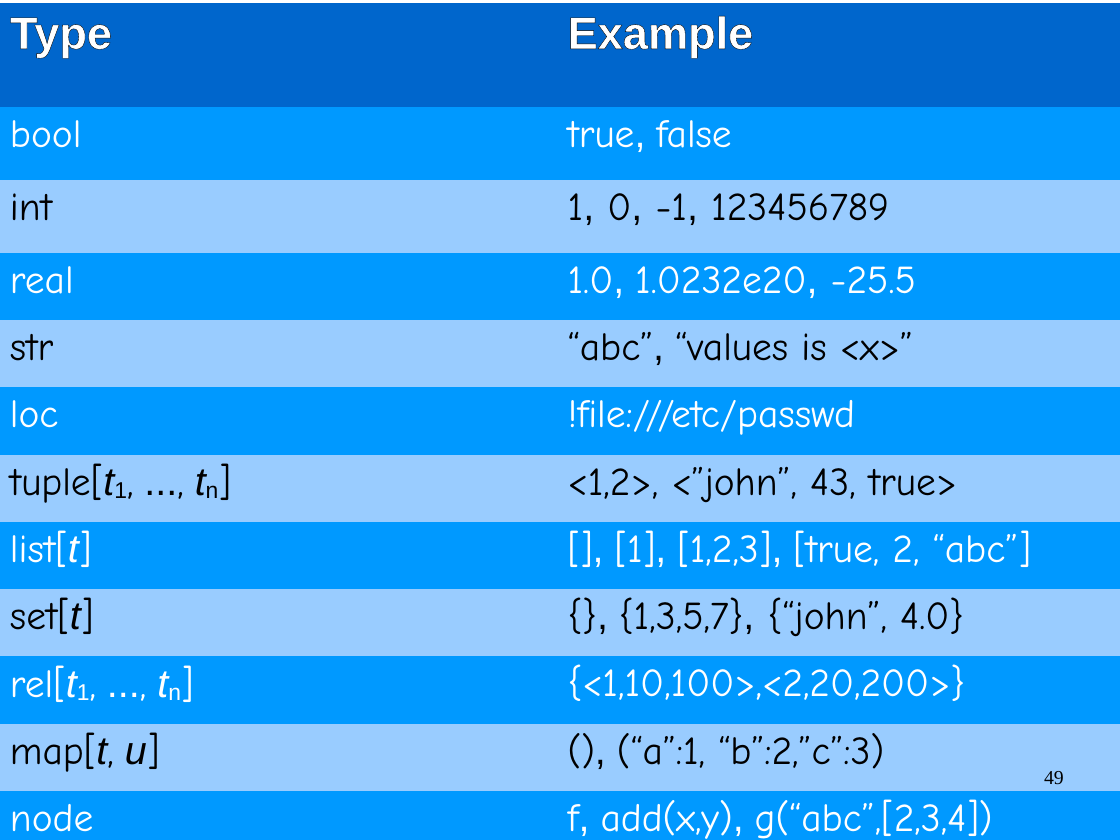
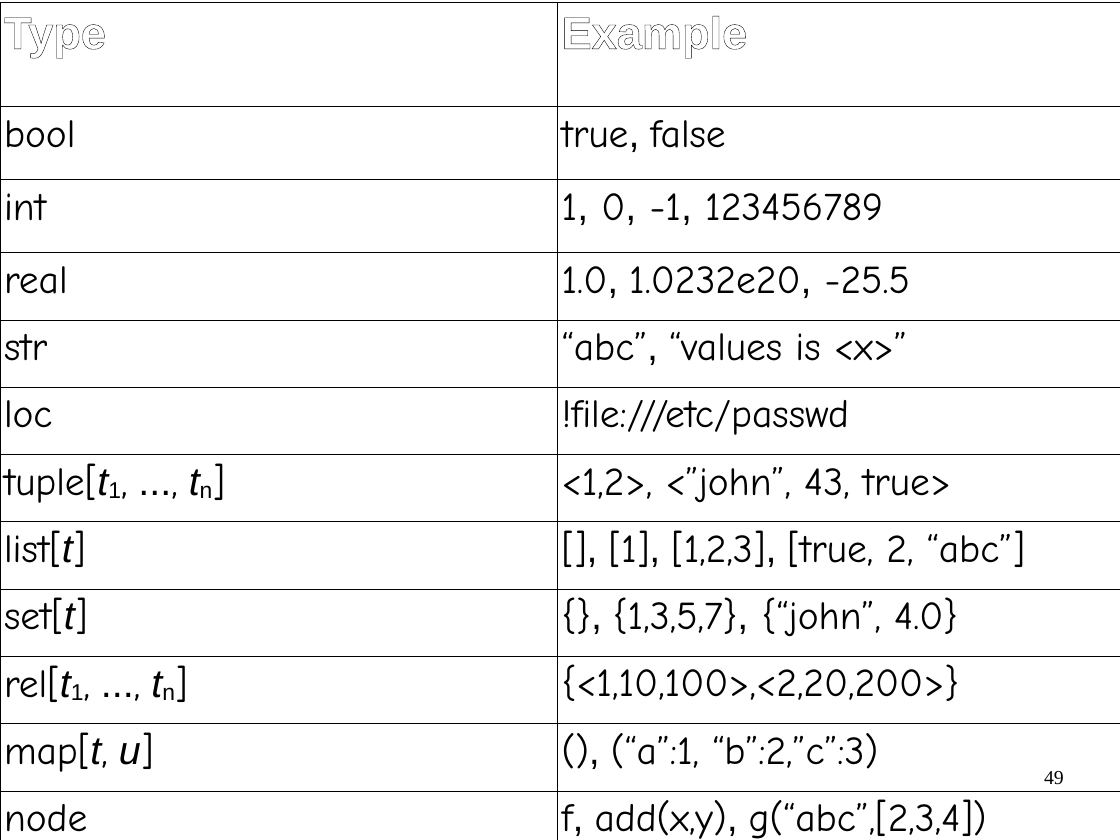
Before and after one commit to cwi-swat/meta-environment, a slide deck: slide 49 of meta-doc/analysis/rascal-slides/rascal-slides.odp. Drawn at 1120x840 pixels with LibreOffice and Linux fonts; fonts in the diff are those of the drawing; background and template pictures are left out. Boxes give left, top, right and bottom in pixels: in the first picture for what was removed or moved away, otherwise in the second. Text is boxed around its words. In the diff, an @@ line names an element or a change of style, - is before the commit and + after.

```diff
--- a/meta-doc/analysis/rascal-slides/rascal-slides.odp
+++ b/meta-doc/analysis/rascal-slides/rascal-slides.odp
@@ table at (0,3,1120,840) @@
@@ fill #0066CC to none in row 1 @@
@@ fill #0099FF to none in 12 cells @@
@@ fill #99CCFF to none in 10 cells @@
@@ text colour #FFFFFF to #000000 in "bool", "true, false", "real", "1.0, 1.0232e20, -25.5" and 8 more places @@
@@ borders changed @@
```
Also in this commit, not shown: 22 other slides changed, 11 slides added, 6 slides removed, 1 other file.
